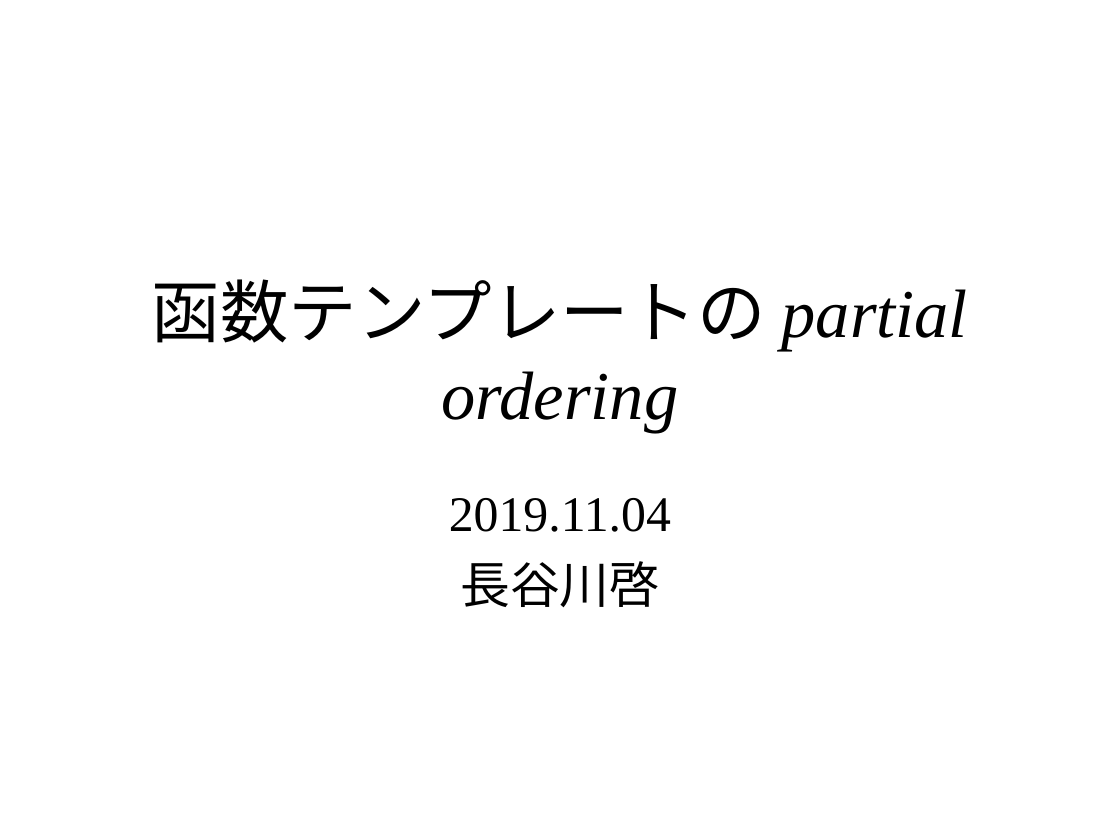
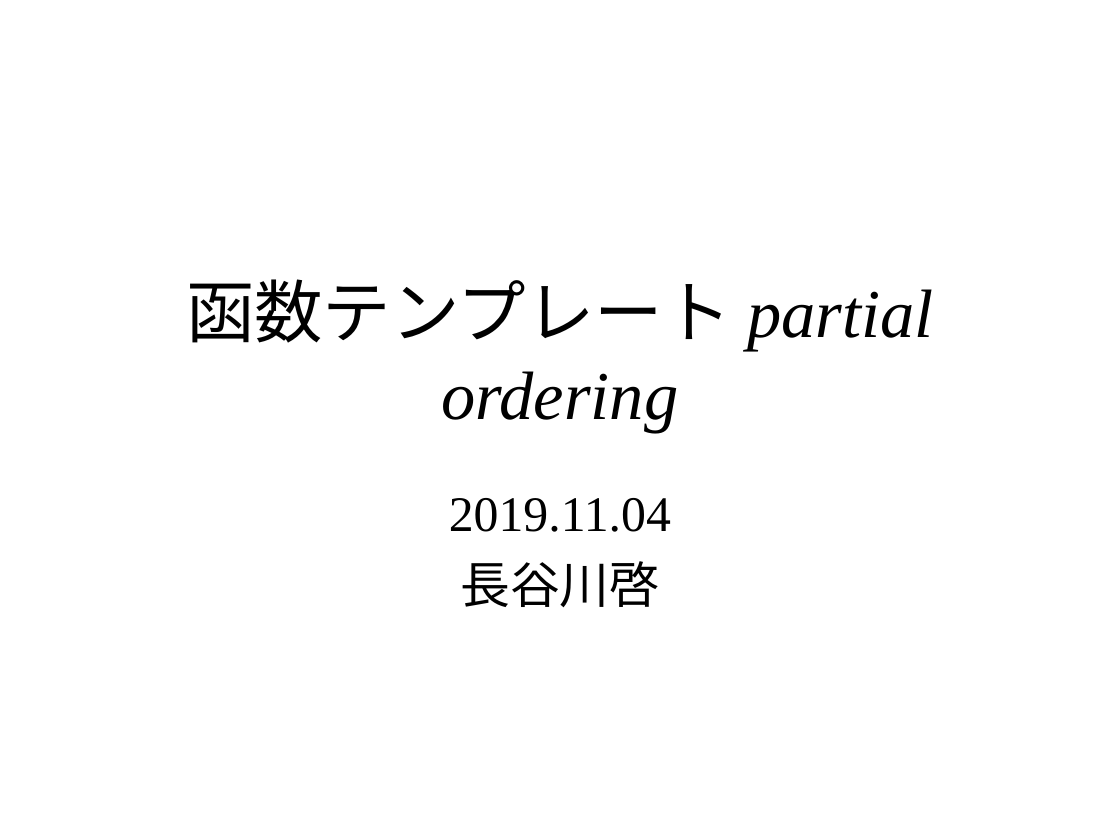
Before and after one commit to KeiHasegawa/cxx_doc, a slide deck: slide 1 of 19_partial_ordering.ppt. Drawn at 1120x840 pixels with LibreOffice and Linux fonts; fonts in the diff are those of the drawing. Boxes give left, top, right and bottom in pixels: in the first picture for what was removed or moved away, otherwise in the second. Text is boxed around its words. In the diff, an @@ line names an element or a change of style, - is before the commit and + after.

```diff
--- a/19_partial_ordering.ppt
+++ b/19_partial_ordering.ppt
@@ title at <box>186,279,933,432</box>: text changed @@
-函数テンプレートの partial ordering
+函数テンプレート partial ordering
```
Also in this commit, not shown: 4 other files.
